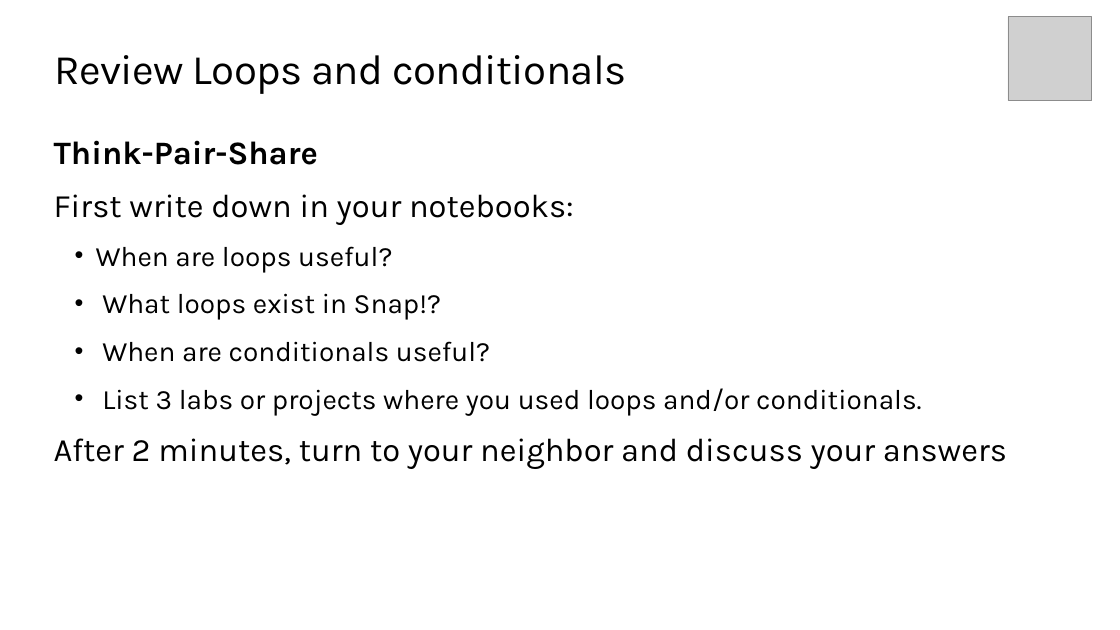
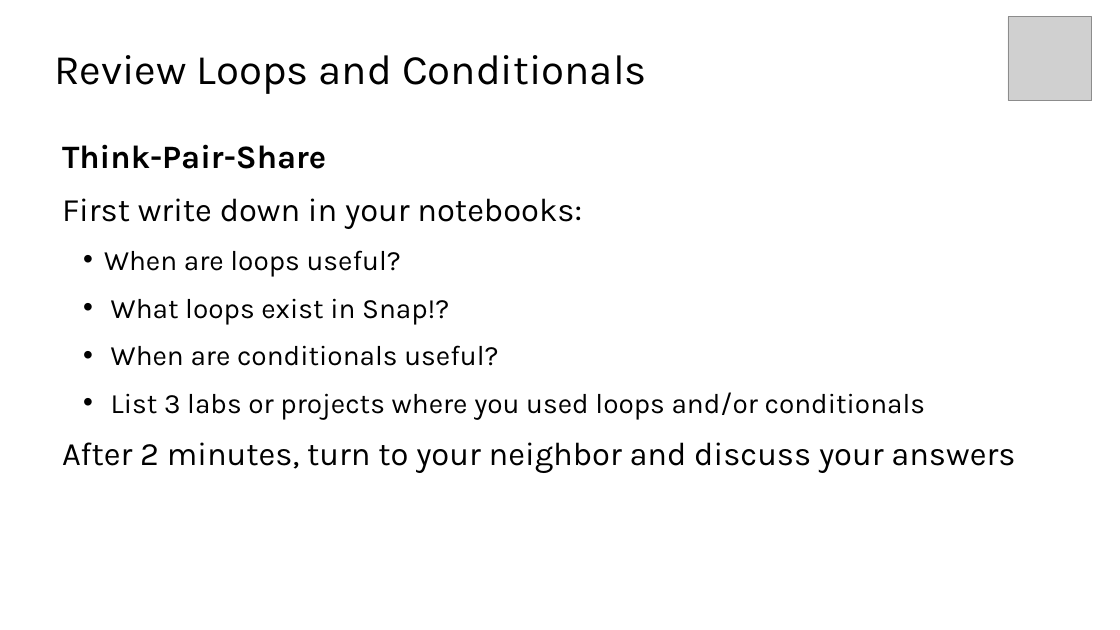
Before and after one commit to TEALSK12/introduction-to-computer-science, a slide deck: slide 5 of docs/slidedecks/TEALS SNAP 3.2.pptx. Drawn at 1120x630 pixels with LibreOffice and Linux fonts; fonts in the diff are those of the drawing; grey boxes stand for pictures; background and template pictures are left out. Boxes give left, top, right and bottom in pixels: in the first picture for what was removed or moved away, otherwise in the second. Text is boxed around its words. In the diff, an @@ line names an element or a change of style, - is before the commit and + after.

```diff
--- a/docs/slidedecks/TEALS SNAP 3.2.pptx
+++ b/docs/slidedecks/TEALS SNAP 3.2.pptx
@@ title at (x1=54, y1=55, x2=647, y2=94): text changed @@
-Review Loops and conditionals
+Review Loops and Conditionals
@@ text at (x1=62, y1=144, x2=1015, y2=473): less space between paragraphs @@
@@ text at (x1=111, y1=392, x2=926, y2=419): text changed @@
-  • List 3 labs or projects where you used loops and/or conditionals.
+  • List 3 labs or projects where you used loops and/or conditionals
```
Also in this commit, not shown: 8 other slides changed, 2 slides added, 27 other files.
